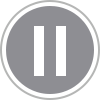
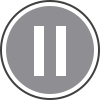
Layers edited between the first and the second (100, 100) image:
painted on "Border" over [0, 0, 100, 100]
